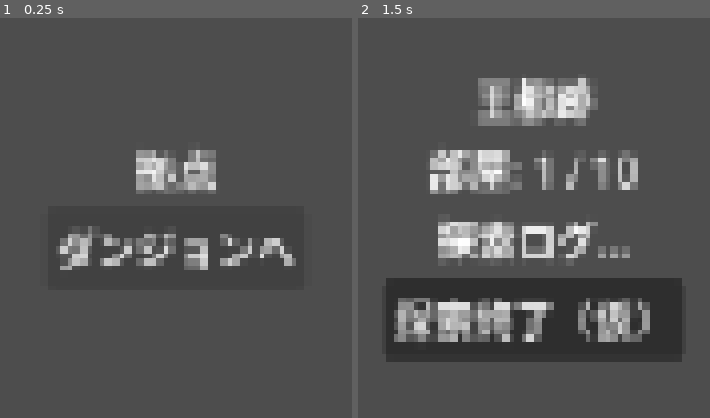
Above: before the commit, frames 1-2 (left to right).
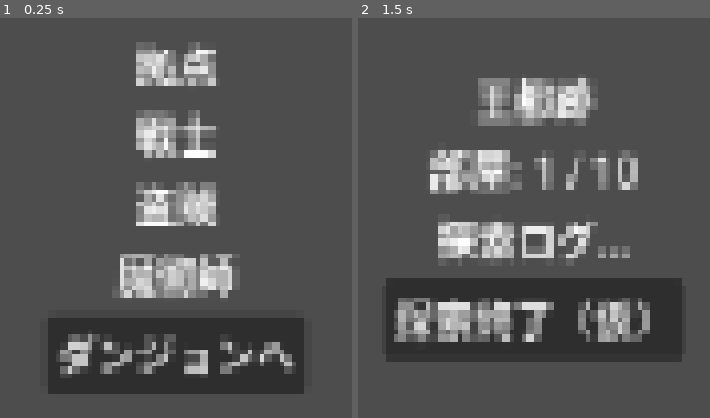
Above: after the commit, the same moments.

Repository: JeflyMarte/crownfall
Game: Godot game, scene res://scenes/boot/BootScene.tscn
The game is run twice, just before and just after one commit, with the same random seed, the same clock (stepped at 60 frames per second) and the same inputs.
Inputs:
- Up to frame 1 (0.25 s): no input
- Up to frame 2 (1.5 s): click "ダンジョンへ" at 0.5 s; tap Enter at 1.25 s

The runs differ from the first frame. In frame 1, 25% of the frame differs, in the area x 13-87%, y 6-94%; in frame 2, nothing differs.

Commit message:
Task011: 初期パーティ生成・BaseSceneに名前表示
GameState._ready()で戦士/盗賊/魔術師の3人パーティをGameState.party_membersに生成。
BaseSceneに3つのLabelを追加し_ready()でdisplay_nameを表示。
Autoloadからdomain Resourceを参照する際はload()でランタイムロードする方式を採用。

Co-Authored-By: Claude Sonnet 4.6 <noreply@anthropic.com>

Diff:
--- a/scenes/base/BaseScene.tscn
+++ b/scenes/base/BaseScene.tscn
@@ -22,6 +22,18 @@
 text = "拠点"
 horizontal_alignment = 1
 
+[node name="LabelMember0" type="Label" parent="VBoxContainer"]
+layout_mode = 2
+horizontal_alignment = 1
+
+[node name="LabelMember1" type="Label" parent="VBoxContainer"]
+layout_mode = 2
+horizontal_alignment = 1
+
+[node name="LabelMember2" type="Label" parent="VBoxContainer"]
+layout_mode = 2
+horizontal_alignment = 1
+
 [node name="ButtonDungeon" type="Button" parent="VBoxContainer"]
 layout_mode = 2
 text = "ダンジョンへ"
--- a/scripts/autoload/GameState.gd
+++ b/scripts/autoload/GameState.gd
@@ -17,3 +17,30 @@
 
 # チュートリアル進行フラグ { flag_name: bool }
 var tutorial_flags: Dictionary = {}
+
+func _ready() -> void:
+	_init_party()
+
+func _init_party() -> void:
+	var adventurer_class = load("res://scripts/domain/Adventurer.gd")
+	var stats_class = load("res://scripts/domain/Stats.gd")
+
+	var warrior = adventurer_class.new()
+	warrior.id = "adventurer_0"
+	warrior.display_name = "戦士"
+	warrior.job_id = "warrior"
+	warrior.base_stats = stats_class.new()
+
+	var thief = adventurer_class.new()
+	thief.id = "adventurer_1"
+	thief.display_name = "盗賊"
+	thief.job_id = "thief"
+	thief.base_stats = stats_class.new()
+
+	var mage = adventurer_class.new()
+	mage.id = "adventurer_2"
+	mage.display_name = "魔術師"
+	mage.job_id = "mage"
+	mage.base_stats = stats_class.new()
+
+	party_members = [warrior, thief, mage]
--- a/scripts/base/BaseScene.gd
+++ b/scripts/base/BaseScene.gd
@@ -2,6 +2,12 @@
 
 func _ready() -> void:
 	$VBoxContainer/ButtonDungeon.pressed.connect(_on_dungeon_button_pressed)
+	_update_party_display()
+
+func _update_party_display() -> void:
+	$VBoxContainer/LabelMember0.text = GameState.party_members[0].display_name
+	$VBoxContainer/LabelMember1.text = GameState.party_members[1].display_name
+	$VBoxContainer/LabelMember2.text = GameState.party_members[2].display_name
 
 func _on_dungeon_button_pressed() -> void:
 	SceneRouter.change_scene("res://scenes/dungeon/DungeonScene.tscn")
